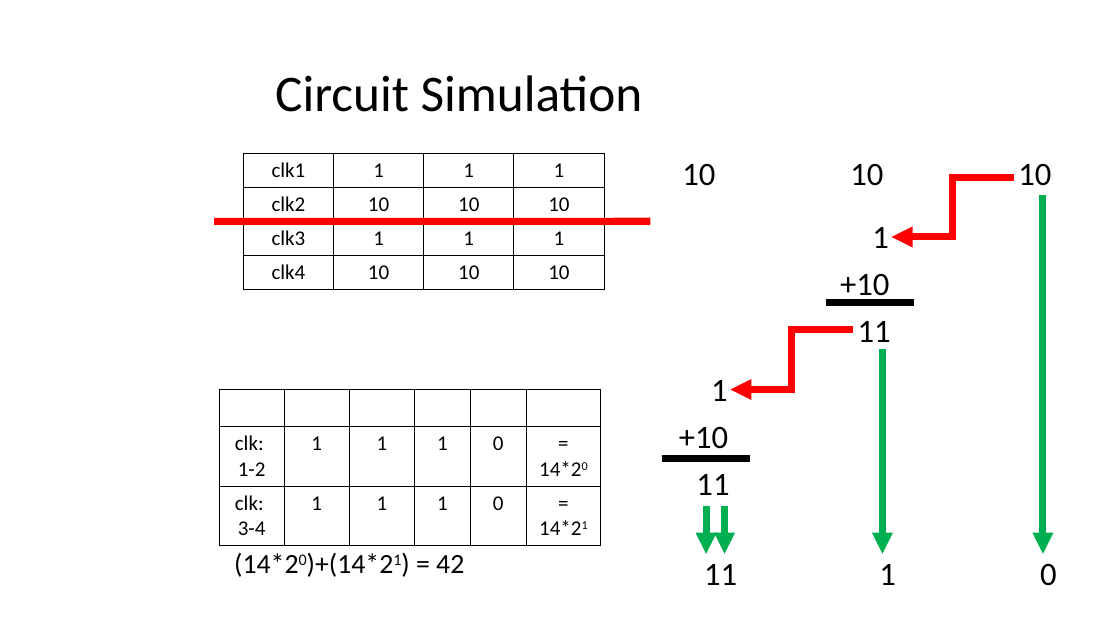
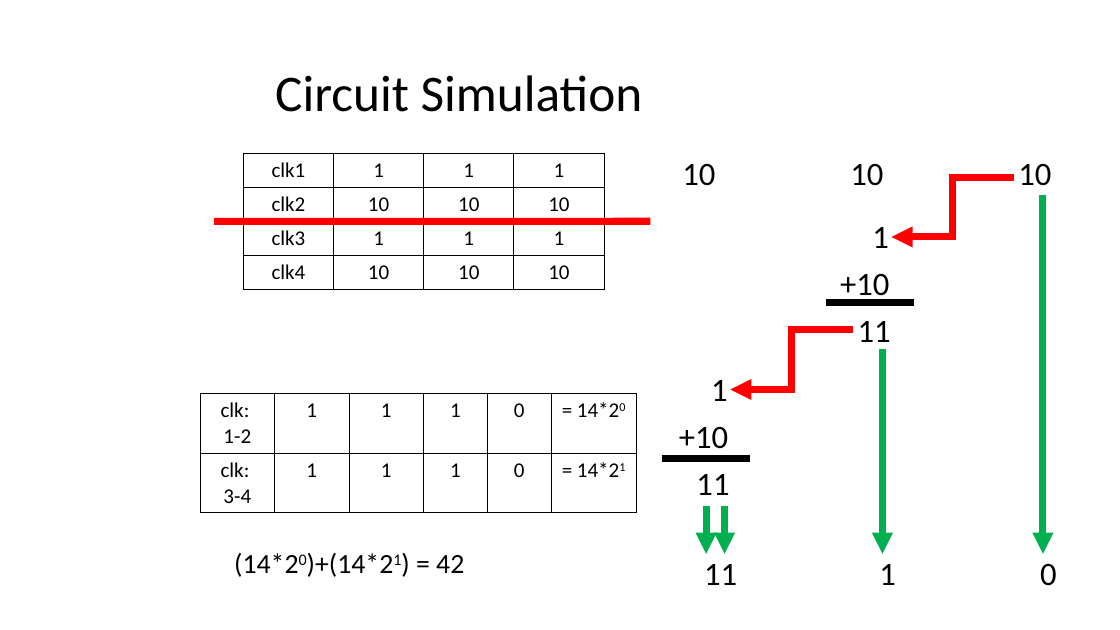
Before and after one commit to mayersjd/HardwareCNN, a slide deck: slide 7 of Presentations/ProjectPresentation_04-01-JM.pptx. Drawn at 1120x630 pixels with LibreOffice and Linux fonts; fonts in the diff are those of the drawing; background and template pictures are left out. Boxes give left, top, right and bottom in pixels: in the first picture for what was removed or moved away, otherwise in the second. Text is boxed around its words. In the diff, an @@ line names an element or a change of style, - is before the commit and + after.

```diff
--- a/Presentations/ProjectPresentation_04-01-JM.pptx
+++ b/Presentations/ProjectPresentation_04-01-JM.pptx
@@ table at <box>200,393,637,511</box> @@
-row 1:  |  |  |  |  | 
@@ table: place and size @@
-table at <box>219,390,602,541</box>
+table at <box>200,393,637,511</box>
```
Also in this commit, not shown: 3 other slides changed, 1 slide removed, 1 other file.
